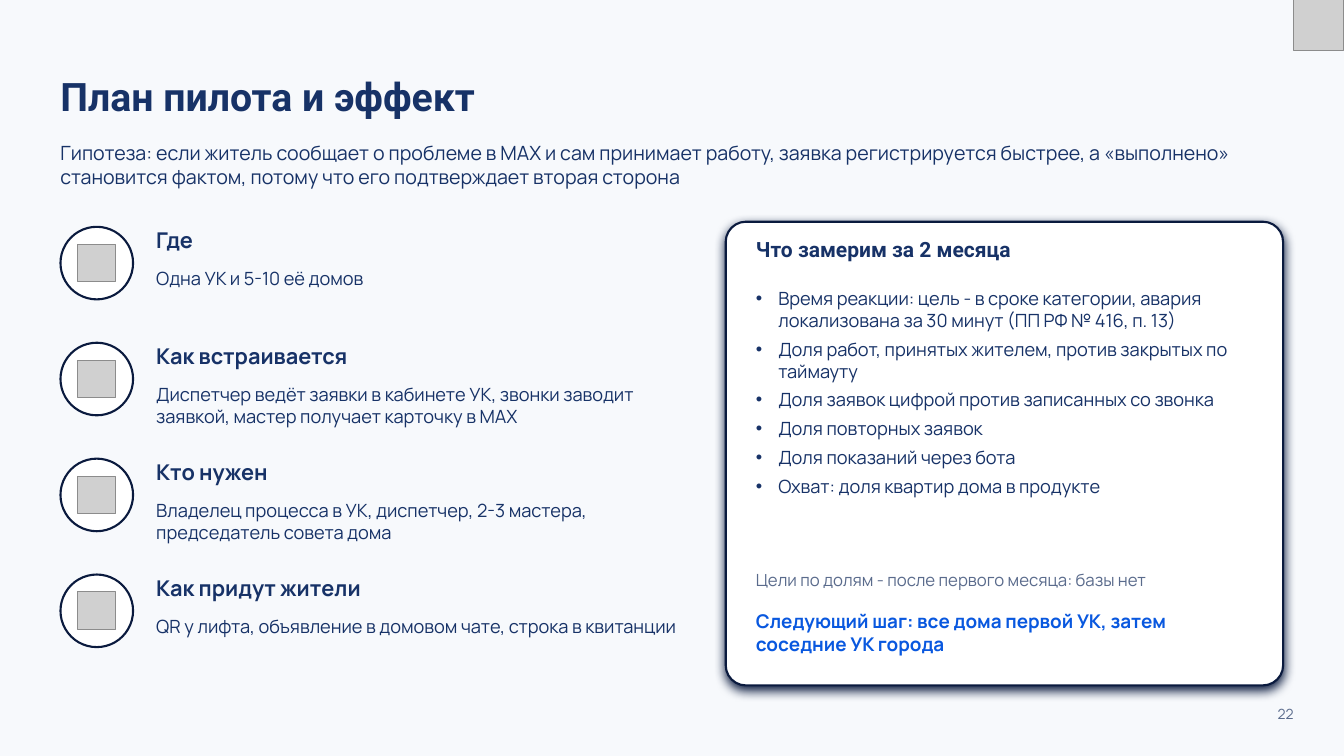
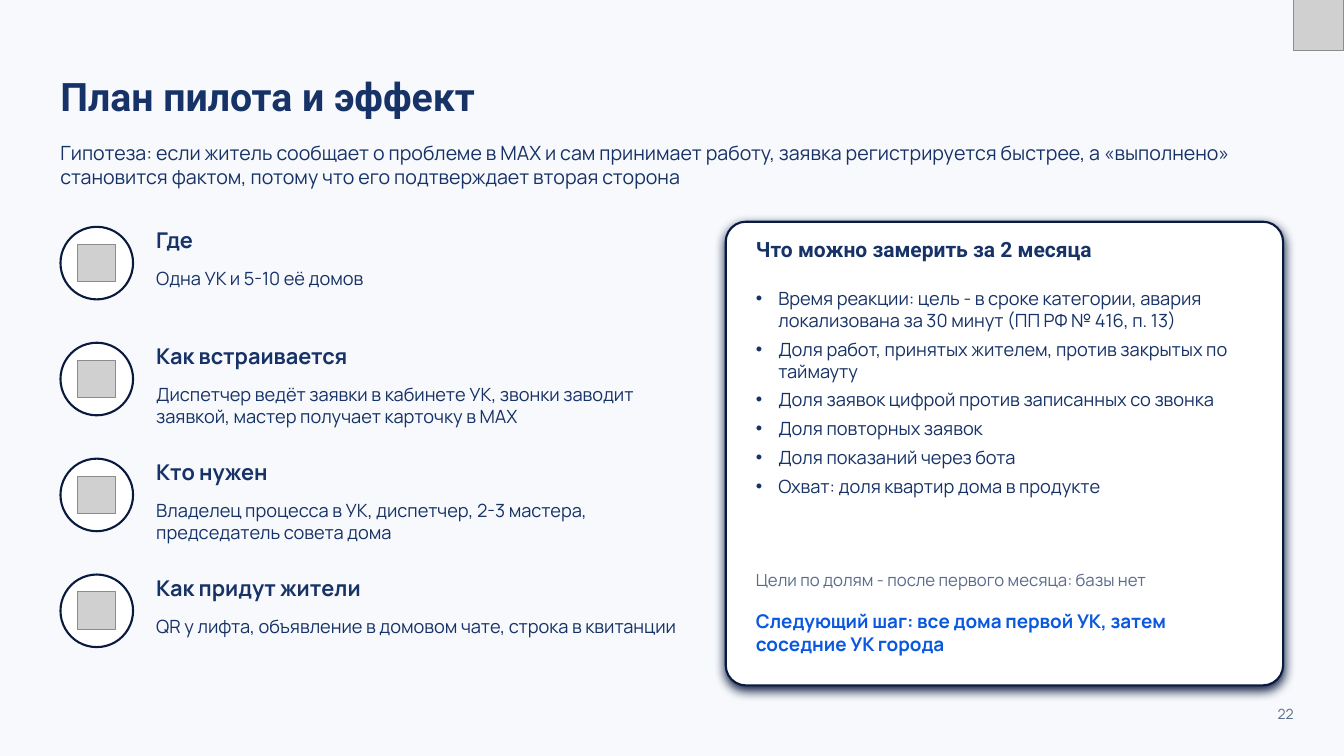
Before and after one commit to K1rL3s/vkmax-mobilization, a slide deck: slide 22 of docs/preza/zheka.pptx. Drawn at 1344x756 pixels with LibreOffice and Linux fonts; fonts in the diff are those of the drawing; grey boxes stand for pictures. Boxes give left, top, right and bottom in pixels: in the first picture for what was removed or moved away, otherwise in the second. Text is boxed around its words. In the diff, an @@ line names an element or a change of style, - is before the commit and + after.

```diff
--- a/docs/preza/zheka.pptx
+++ b/docs/preza/zheka.pptx
@@ text at box(756, 242, 1092, 262): text changed @@
-Что замерим за 2 месяца
+Что можно замерить за 2 месяца
```
Also in this commit, not shown: 4 other slides changed, 3 other files.
